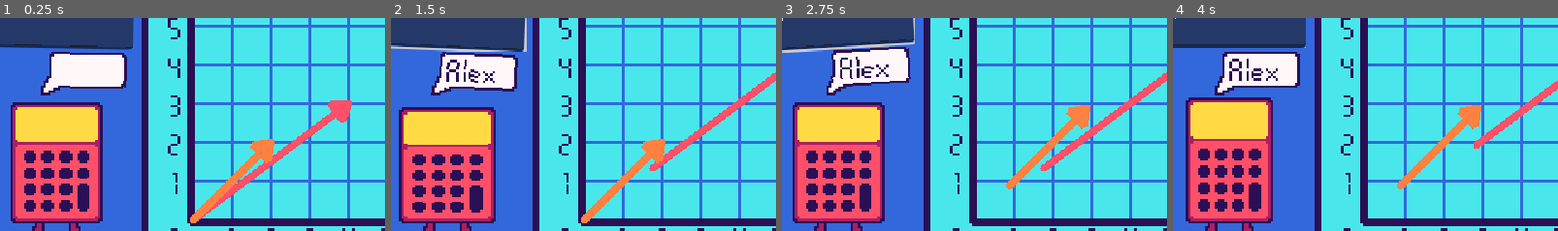
Above: before the commit, frames 1-4 (left to right).
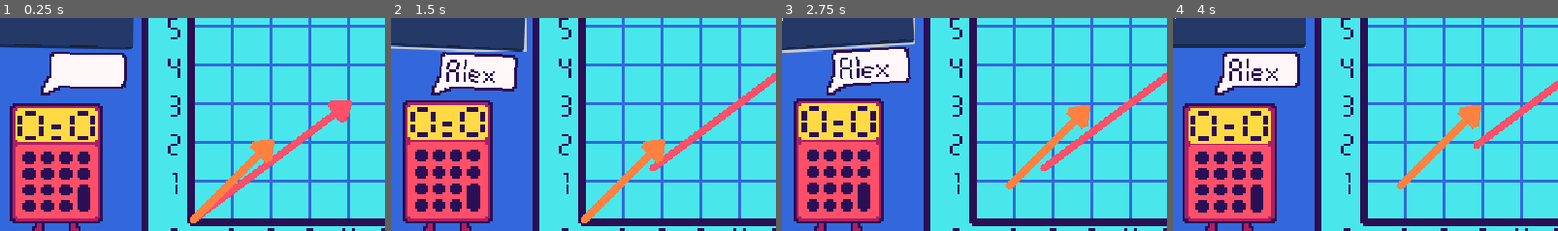
Above: after the commit, the same moments.

Repository: KyleTiley/VectorMathGame
Game: Godot game, scene res://Game/game.tscn
Same seed, same stepped clock (60 frames per second), same inputs: the game is played once before the commit and once after it.
Inputs (mouse positions are % of the whole screen's width and height, from its top left):
- Up to frame 1 (0.25 s): no input
- Up to frame 2 (1.5 s): click (12, 41) at 0.52 s; type "Alex" at 0.6 s; move the mouse to (40, 74) at 1.27 s; click (40, 74) at 1.42 s
- Up to frame 3 (2.75 s): move the mouse to (35, 78) at 2.02 s; click (35, 78) at 2.17 s
- Up to frame 4 (4 s): move the mouse to (30, 88) at 2.77 s; click (30, 88) at 2.92 s; move the mouse to (45, 69) at 3.52 s; click (45, 69) at 3.67 s
The pictures show only the part of the screen within x 5-55%, y 40-90%; the shares and areas given below are measured in that part.

The runs differ from the first frame. In frame 1, 1.6% of the frame differs, in the area x 2-27%, y 39-96%; in frame 2, 6.4%, in the area x 2-28%, y 38-97%; in frame 3, 4.0%; in frame 4, 6.0%.

Commit message:
animation tinkering

Diff:
--- a/Game/Calculator/calculator.gd
+++ b/Game/Calculator/calculator.gd
@@ -7,3 +7,12 @@
 }
 
 var current_state : CalculatorState
+
+func change_state(state : CalculatorState):
+	match state:
+		CalculatorState.IDLE:
+			pass
+		CalculatorState.SPEAKING:
+			pass
+		CalculatorState.CELEBRATING:
+			pass
--- a/Game/Calculator/calculator.tscn
+++ b/Game/Calculator/calculator.tscn
@@ -1,9 +1,11 @@
-[gd_scene load_steps=9 format=3 uid="uid://cbgvg7rm1fyk1"]
+[gd_scene load_steps=11 format=3 uid="uid://cbgvg7rm1fyk1"]
 
 [ext_resource type="Texture2D" uid="uid://qbum8mgryr40" path="res://Game/Calculator/CalculatorBody.png" id="1_74wfv"]
 [ext_resource type="Script" path="res://Game/Calculator/calculator.gd" id="1_s7bmt"]
 [ext_resource type="Texture2D" uid="uid://6cul5mn8bjxj" path="res://Game/Calculator/CalculatorLegs.png" id="3_hjcop"]
+[ext_resource type="Texture2D" uid="uid://b7tyljgirvtcs" path="res://Game/Calculator/Face/small.png" id="4_av730"]
 [ext_resource type="PackedScene" uid="uid://b533mh0vjj2ak" path="res://Game/Calculator/SpeechBubble/speech_bubble.tscn" id="4_vuv2q"]
+[ext_resource type="Texture2D" uid="uid://c8anpatxyjgy6" path="res://Game/Calculator/Face/stale.png" id="5_emvpp"]
 
 [sub_resource type="Animation" id="Animation_tbell"]
 length = 0.001
@@ -43,9 +45,22 @@
 "update": 0,
 "values": [Vector2(2, 2)]
 }
+tracks/3/type = "value"
+tracks/3/imported = false
+tracks/3/enabled = true
+tracks/3/path = NodePath("Body/Face:texture")
+tracks/3/interp = 1
+tracks/3/loop_wrap = true
+tracks/3/keys = {
+"times": PackedFloat32Array(0),
+"transitions": PackedFloat32Array(1),
+"update": 1,
+"values": [null]
+}
 
 [sub_resource type="Animation" id="Animation_kko7p"]
 resource_name = "idle"
+length = 3.5
 loop_mode = 1
 tracks/0/type = "value"
 tracks/0/imported = false
@@ -54,10 +69,10 @@
 tracks/0/interp = 1
 tracks/0/loop_wrap = true
 tracks/0/keys = {
-"times": PackedFloat32Array(0, 0.5, 1),
-"transitions": PackedFloat32Array(1, 1, 1),
+"times": PackedFloat32Array(0, 0.4, 0.7, 1.1, 1.4, 1.8, 2.1, 2.5, 2.8, 3.2, 3.5),
+"transitions": PackedFloat32Array(1, 1, 1, 1, 1, 1, 1, 1, 1, 1, 1),
 "update": 0,
-"values": [Vector2(0, 2), Vector2(5.36442e-07, 6), Vector2(0, 2)]
+"values": [Vector2(0, 2), Vector2(5.36442e-07, 6), Vector2(0, 2), Vector2(5.36442e-07, 6), Vector2(0, 2), Vector2(5.36442e-07, 6), Vector2(0, 2), Vector2(5.36442e-07, 6), Vector2(0, 2), Vector2(5.36442e-07, 6), Vector2(0, 2)]
 }
 tracks/1/type = "value"
 tracks/1/imported = false
@@ -66,10 +81,22 @@
 tracks/1/interp = 1
 tracks/1/loop_wrap = true
 tracks/1/keys = {
-"times": PackedFloat32Array(0, 0.5, 1),
+"times": PackedFloat32Array(0, 0.4, 0.7, 1.1, 1.4, 1.8, 2.1, 2.5, 2.8, 3.2, 3.5),
+"transitions": PackedFloat32Array(1, 1, 1, 1, 1, 1, 1, 1, 1, 1, 1),
+"update": 0,
+"values": [Vector2(2, 2), Vector2(2.22222, 1.84615), Vector2(2, 2), Vector2(2.22222, 1.84615), Vector2(2, 2), Vector2(2.22222, 1.84615), Vector2(2, 2), Vector2(2.22222, 1.84615), Vector2(2, 2), Vector2(2.22222, 1.84615), Vector2(2, 2)]
+}
+tracks/2/type = "value"
+tracks/2/imported = false
+tracks/2/enabled = true
+tracks/2/path = NodePath("Body/Face:texture")
+tracks/2/interp = 1
+tracks/2/loop_wrap = true
+tracks/2/keys = {
+"times": PackedFloat32Array(0, 3.2, 3.5),
 "transitions": PackedFloat32Array(1, 1, 1),
-"update": 0,
-"values": [Vector2(2, 2), Vector2(2.22222, 1.84615), Vector2(2, 2)]
+"update": 1,
+"values": [ExtResource("5_emvpp"), ExtResource("4_av730"), ExtResource("5_emvpp")]
 }
 
 [sub_resource type="Animation" id="Animation_sbmmg"]
@@ -99,17 +126,18 @@
 [node name="Calculator" type="Node2D"]
 script = ExtResource("1_s7bmt")
 
-[node name="Face" type="Sprite2D" parent="."]
+[node name="Legs" type="Sprite2D" parent="."]
+position = Vector2(0, 73)
+scale = Vector2(2, 2)
+texture = ExtResource("3_hjcop")
 
 [node name="Body" type="Sprite2D" parent="."]
 position = Vector2(0, 2)
 scale = Vector2(2, 2)
 texture = ExtResource("1_74wfv")
 
-[node name="Legs" type="Sprite2D" parent="."]
-position = Vector2(0, 73)
-scale = Vector2(2, 2)
-texture = ExtResource("3_hjcop")
+[node name="Face" type="Sprite2D" parent="Body"]
+position = Vector2(0, -17)
 
 [node name="SpeechBubble" parent="." instance=ExtResource("4_vuv2q")]
 position = Vector2(-12, -88)
